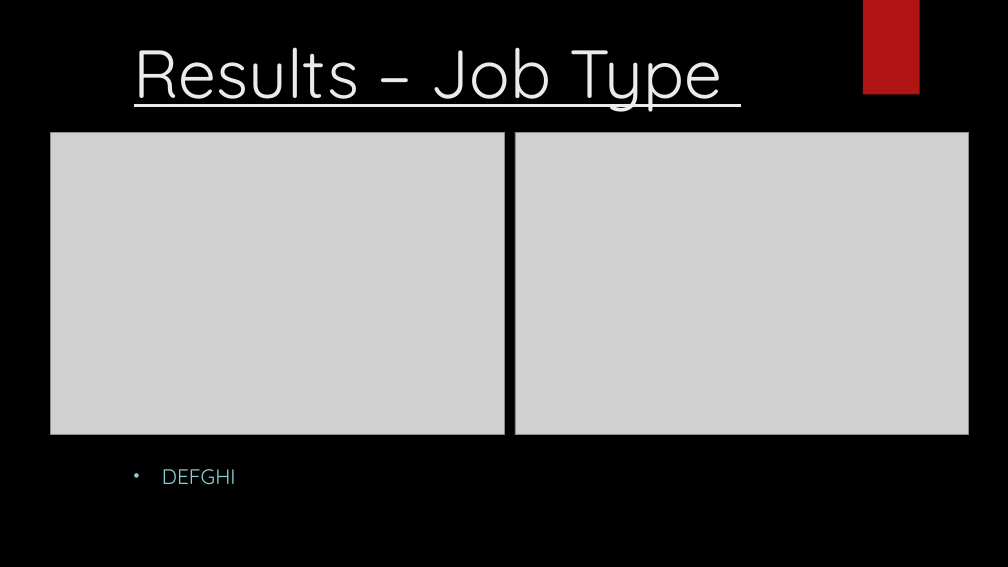
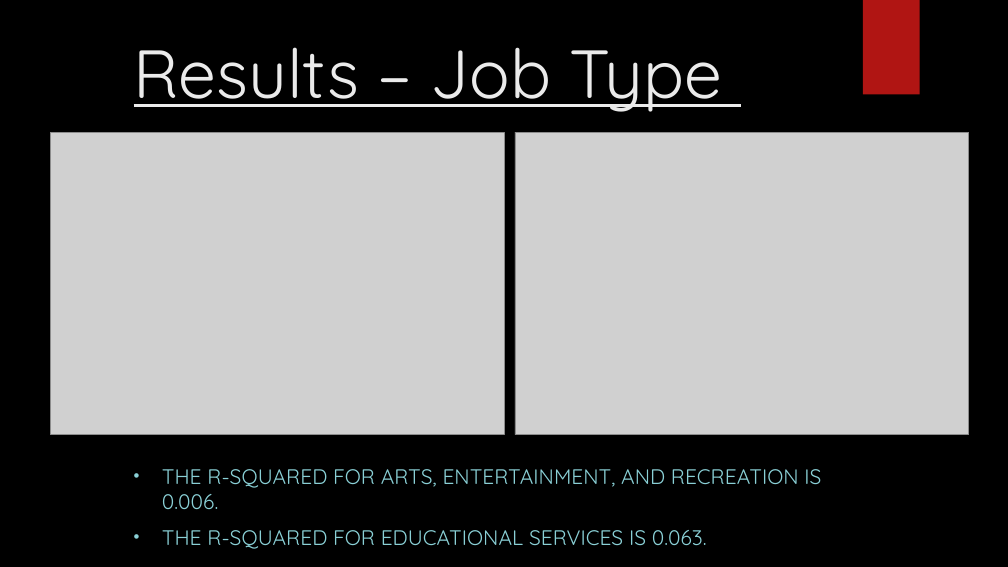
Before and after one commit to Falcon-d/Project-1-Broadband-Access, a slide deck: slide 15 of Project 1 Deck.pptx (slide 14 before the commit). Drawn at 1008x567 pixels with LibreOffice and Linux fonts; fonts in the diff are those of the drawing; grey boxes stand for pictures; background and template pictures are left out. Boxes give left, top, right and bottom in pixels: in the first picture for what was removed or moved away, otherwise in the second. Text is boxed around its words. In the diff, an @@ line names an element or a change of style, - is before the commit and + after.

Commit message:
added r-squared values to presentation

```diff
--- a/Project 1 Deck.pptx
+++ b/Project 1 Deck.pptx
@@ subtitle at [162,469,821,549]: text changed @@
-• DEFGHI
+• THE R-SQUARED FOR ARTS, ENTERTAINMENT, AND RECREATION IS 0.006.
+• THE R-SQUARED FOR EDUCATIONAL SERVICES IS 0.063.
```
Also in this commit, not shown: 11 other slides changed, 1 slide added, 32 other files.
